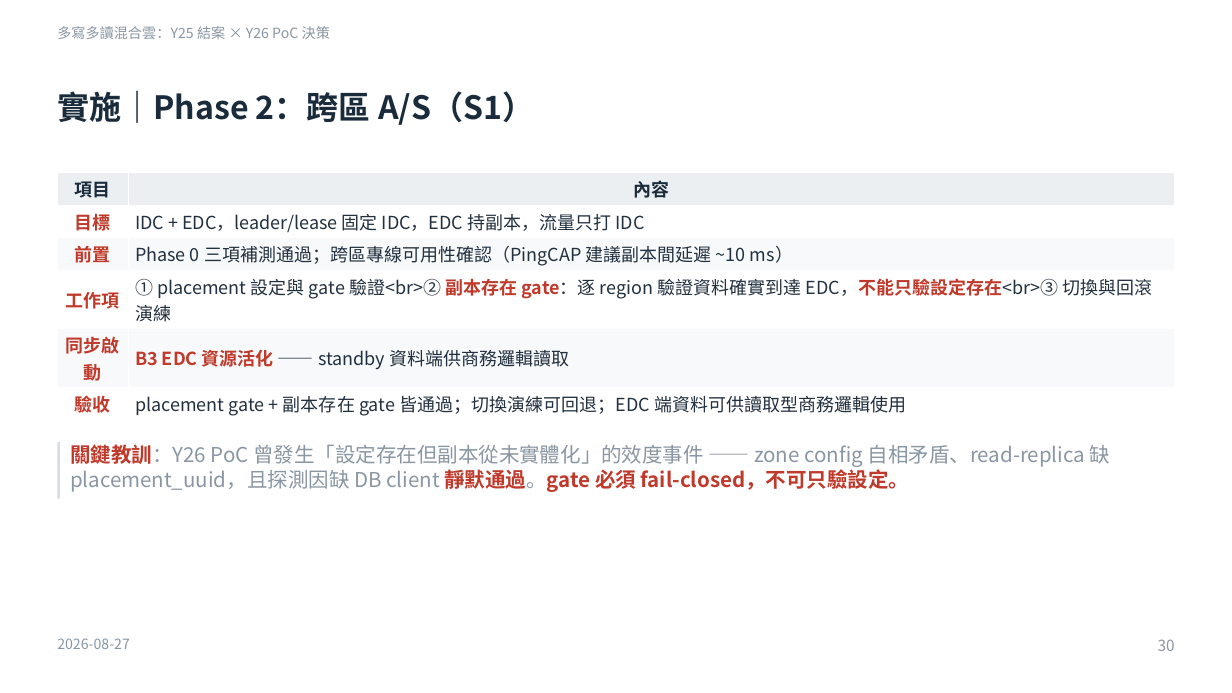
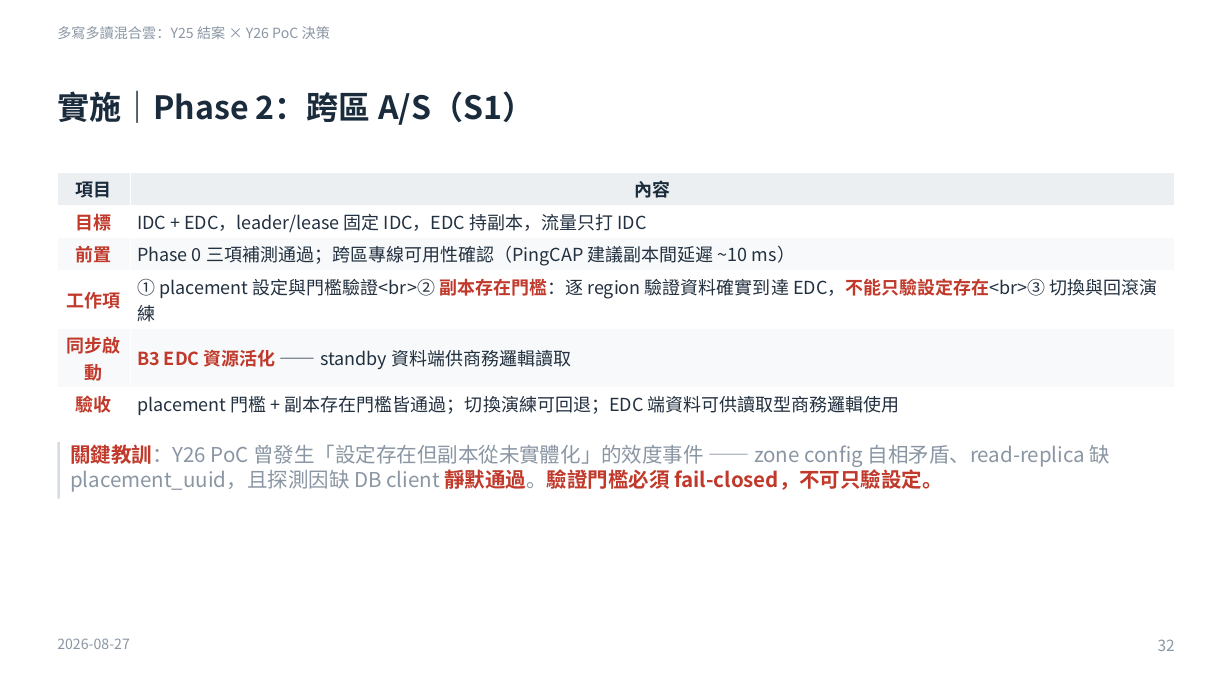
Before and after one commit to heavenruler/dba_career, a slide deck: slide 32 of poc/refresh/0827_slide.pptx (slide 30 before the commit). Drawn at 1232x693 pixels with LibreOffice and Linux fonts; fonts in the diff are those of the drawing. Boxes give left, top, right and bottom in pixels: in the first picture for what was removed or moved away, otherwise in the second. Text is boxed around its words. In the diff, an @@ line names an element or a change of style, - is before the commit and + after.

```diff
--- a/poc/refresh/0827_slide.pptx
+++ b/poc/refresh/0827_slide.pptx
@@ table at [57, 173, 1175, 421] @@
-row 4, column 2: ① placement 設定與 gate 驗證<br>② 副本存在 gate：逐 region 驗證資料確實到達 EDC，不能只驗設定存在<br>③ 切換與回滾演練
+row 4, column 2: ① placement 設定與門檻驗證<br>② 副本存在門檻：逐 region 驗證資料確實到達 EDC，不能只驗設定存在<br>③ 切換與回滾演練
-row 6, column 2: placement gate + 副本存在 gate 皆通過；切換演練可回退；EDC 端資料可供讀取型商務邏輯使用
+row 6, column 2: placement 門檻 + 副本存在門檻皆通過；切換演練可回退；EDC 端資料可供讀取型商務邏輯使用
@@ text at [70, 444, 1111, 492]: text changed @@
-關鍵教訓：Y26 PoC 曾發生「設定存在但副本從未實體化」的效度事件 —— zone config 自相矛盾、read-replica 缺 placement_uuid，且探測因缺 DB client 靜默通過。gate 必須 fail-closed，不可只驗設定。
+關鍵教訓：Y26 PoC 曾發生「設定存在但副本從未實體化」的效度事件 —— zone config 自相矛盾、read-replica 缺 placement_uuid，且探測因缺 DB client 靜默通過。驗證門檻必須 fail-closed，不可只驗設定。
@@ text at [1158, 639, 1175, 651]: text changed @@
-30
+32
```
Also in this commit, not shown: 20 other slides changed, 2 slides added, 2 other files.
